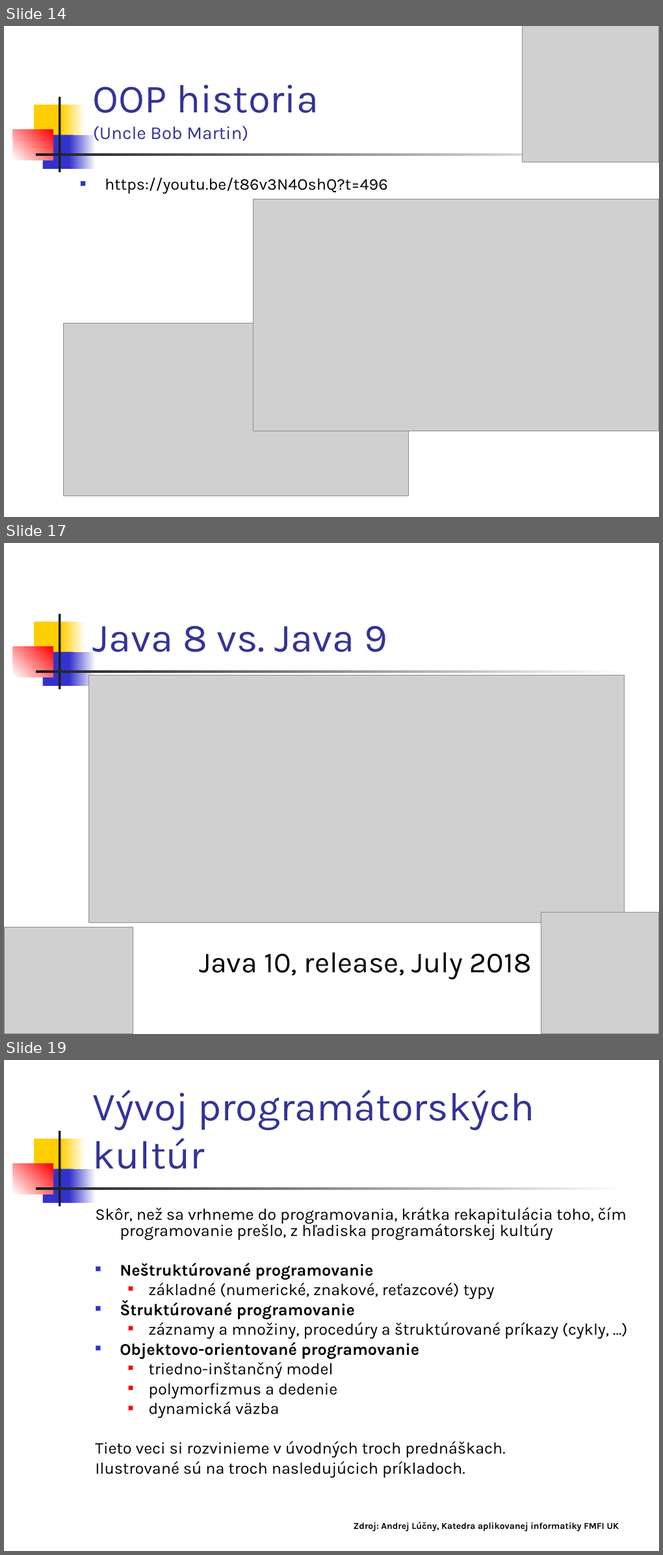
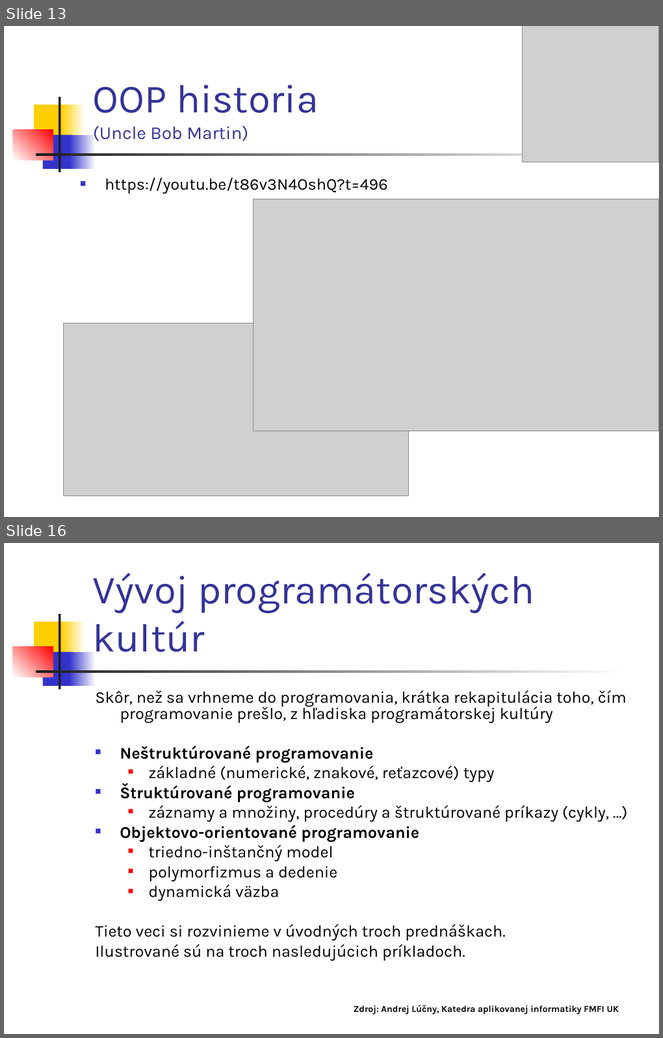
Before and after one commit to Programovanie4/Prednasky, a slide deck: 01/01_java.ppt. Shown one above the other, each under a label of ours: slides 14, 17 and 19 before the commit, slides 13 and 16 after it; the slides between them are not shown. The pictures are 663x1555 and 663x1038 pixels, drawn with LibreOffice and Linux fonts; fonts in the diff are those of the drawing; grey boxes stand for pictures. Boxes give left, top, right and bottom in pixels: in the first picture for what was removed or moved away, otherwise in the second. Text is boxed around its words. In the diff, an @@ line names an element or a change of style, - is before the commit and + after.

```diff
--- a/01/01_java.ppt
+++ b/01/01_java.ppt
@@ slide 17 removed at (4, 543, 659, 1034), background #FFFFFF; not listed: 7 template elements that a slide beside it also shows @@
@@ title removed at (93, 626, 388, 652) @@
-Java 8 vs. Java 9
@@ picture removed at (89, 676, 625, 923) @@
@@ picture removed at (542, 913, 659, 1034) @@
@@ picture removed at (4, 927, 133, 1034) @@
@@ text removed at (199, 953, 532, 980) @@
-Java 10, release, July 2018
@@ what was slide 14 is now slide 13 @@
@@ what was slide 19 is now slide 16 @@
```
Also in this commit, not shown: 7 slides changed, 4 other slides removed, 6 other files.
